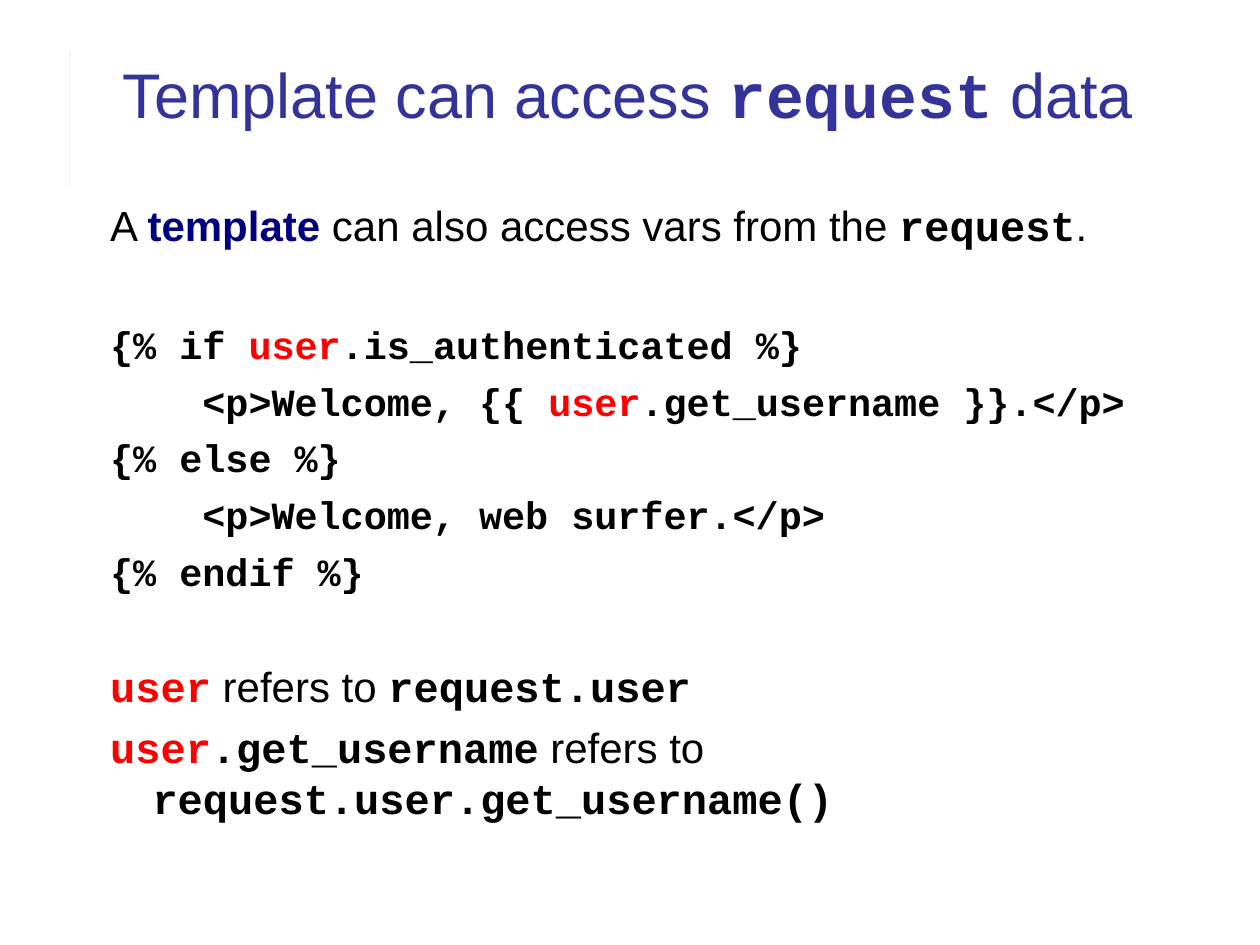
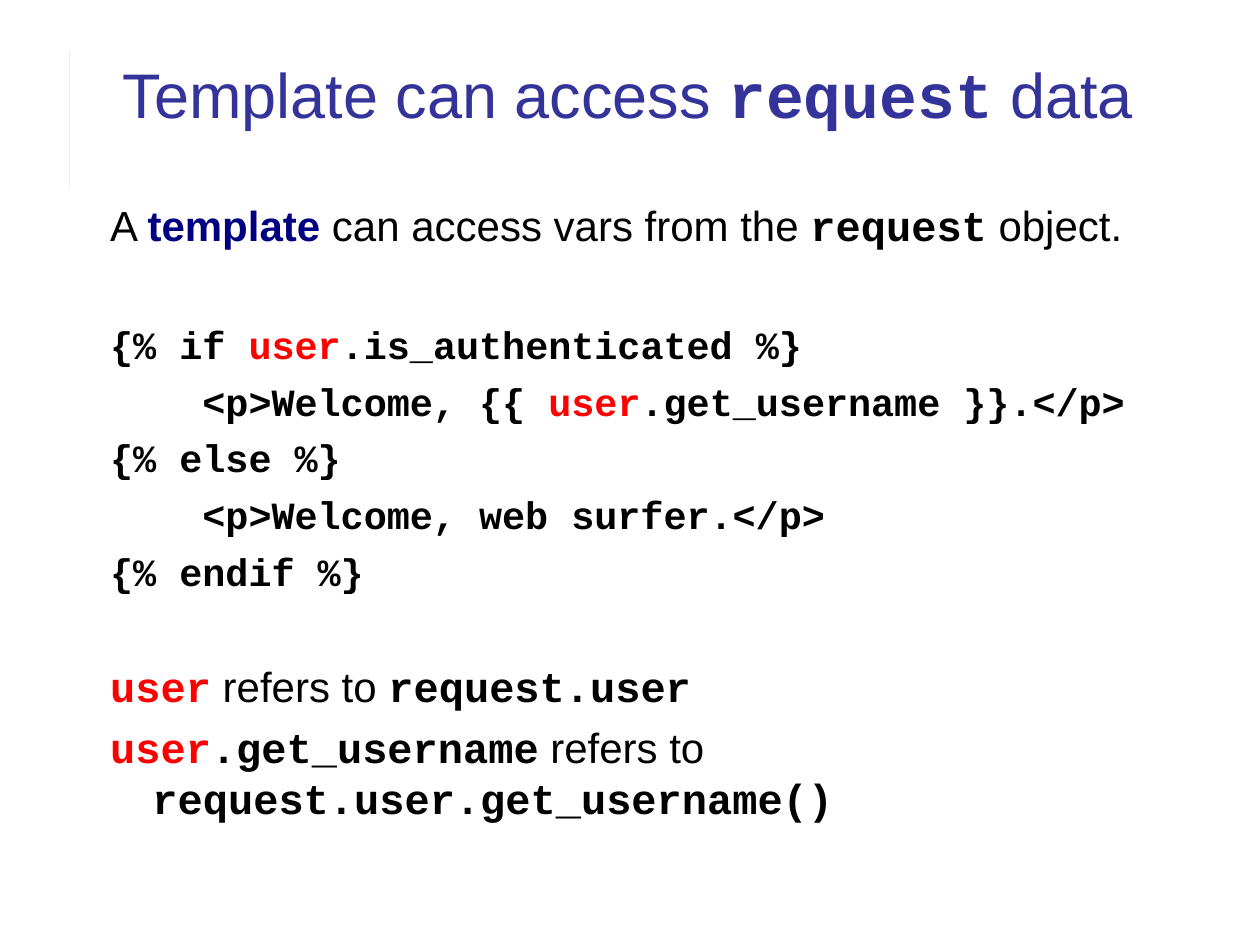
Before and after one commit to cpske/ISP, a slide deck: slide 9 of django/Django-review-1.pptx. Drawn at 1260x945 pixels with LibreOffice and Linux fonts; fonts in the diff are those of the drawing. Boxes give left, top, right and bottom in pixels: in the first picture for what was removed or moved away, otherwise in the second. Text is boxed around its words. In the diff, an @@ line names an element or a change of style, - is before the commit and + after.

```diff
--- a/django/Django-review-1.pptx
+++ b/django/Django-review-1.pptx
@@ text at box(110, 210, 1123, 250): text changed @@
-A template can also access vars from the request.
+A template can access vars from the request object.
```
Also in this commit, not shown: 14 other slides changed, 1 slide added, 1 slide removed, 1 other file.
